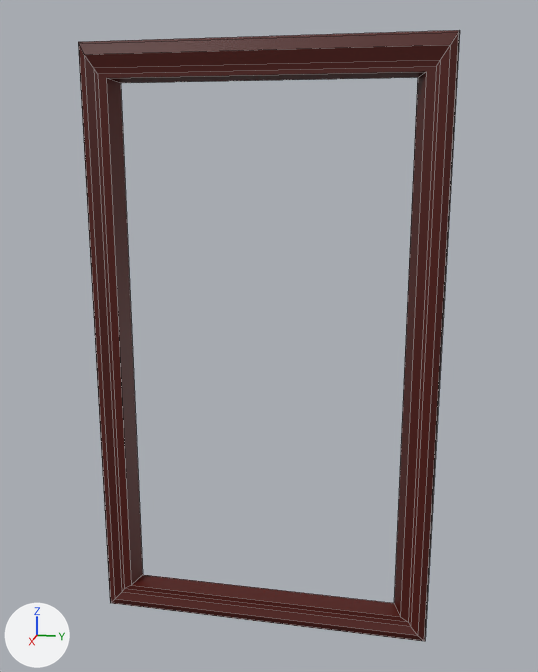
The Blender file Assets editáveis/Lixos e Entulhos/espelho.blend: old version first, new version second.
Both versions are drawn from a camera (50 mm lens) standing at (6.32, 1.33, 1.76) and looking at (-0.04, 0.06, 0.17). The lights are fixed; the arrows at lower left show +X, +Y and +Z. The picture after the commit comes second. Mesh edges are drawn as thin lines.
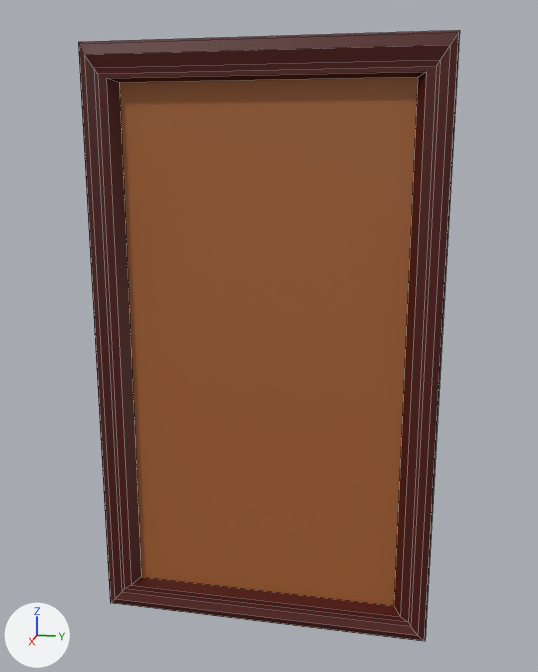
Commit message: Espelho e Imagens

Changed parts and their boxes [x1, y1, x2, y2] in the pictures (538 x 672 px):
```json
{"part": 1, "of": "me_cube", "change": "built on", "before": [107, 71, 426, 616], "after": [107, 71, 426, 616]}
```

The change, as JSON lines over the scene's bpy script:
```json
{"op": "add", "block": "mat_madeiraclara", "code": ["mat_madeiraclara = principled_material('MadeiraClara')", "mat_madeiraclara.base_color = (0.383, 0.122, 0.0324)  # brown #a66232"]}
{"block": "me_cube", "where": "# used by ob_cube; location = (0.0, 0.0, 0.0); scale = (0.0814, 1.49, 2.55)"}
{"block": "me_cube", "where": "# verts and faces of me_cube; kept vertices keep their numbers, new ones are numbered from 32"}
{"block": "me_cube", "where": "# before: 4 (-1.0, 0.84, 0.92) at pixel (417, 77), 5 (-1.0, -0.84, 0.92) at pixel (120, 83), 6 (-1.0, -0.84, -0.94) at pixel (142, 574), 7 (-1.0, 0.84, -0.94) at pixel (393, 602)"}
{"op": "remove", "block": "me_cube", "code": "me_cube.from_pydata(...)  # 32 vertices, 28 faces; spans x -1.0..1.44, y -1.04..1.04, z -1.04..1.04"}
{"op": "add", "block": "me_cube", "code": "me_cube.from_pydata(...)  # 32 vertices, 29 faces; spans x -1.0..1.44, y -1.04..1.04, z -1.04..1.04"}
{"block": "me_cube", "change": "me_cube part 1"}
{"op": "add", "block": "me_cube", "code": "for i in [*range(4, 8)]: verts[i] += (0.53, 0.0, 0.0)"}
{"op": "add", "block": "me_cube", "code": "faces += [(4, 5, 6, 7)]  # mat_madeiraclara (brown #a66232)"}
{"op": "add", "block": "me_cube", "code": "me_cube.materials.append(mat_madeiraclara)  # brown #a66232"}
```
